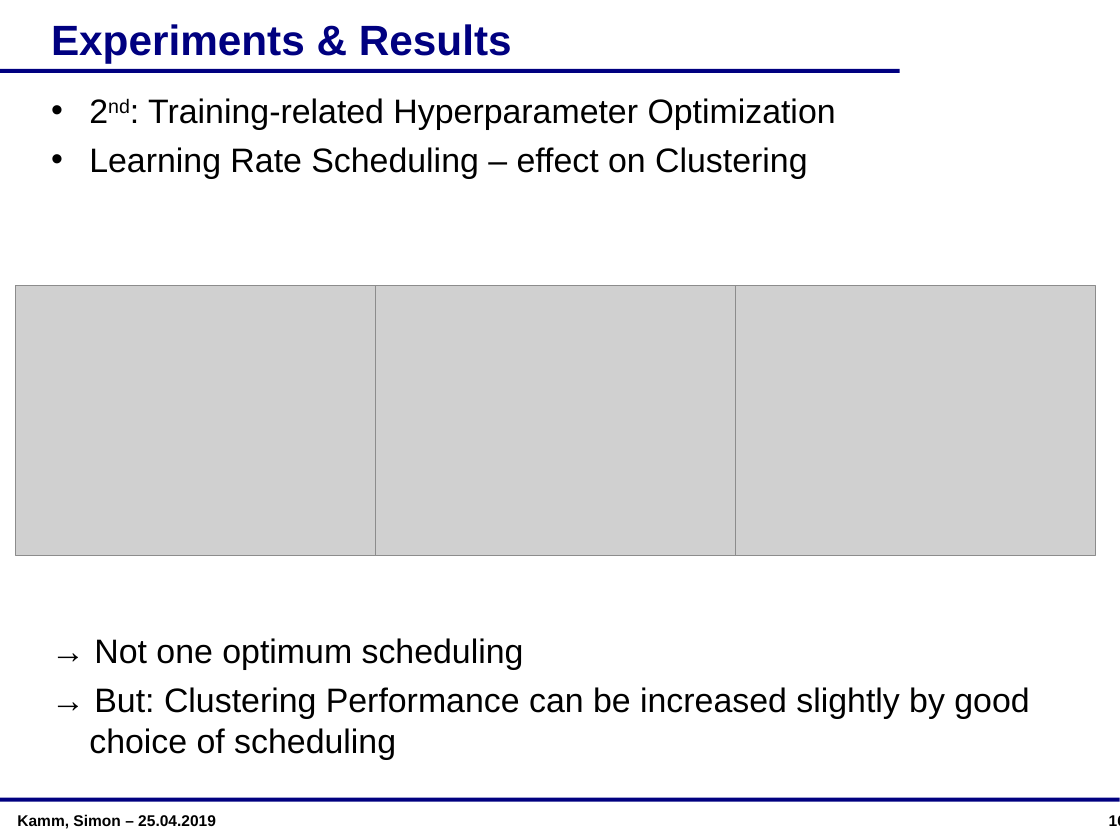
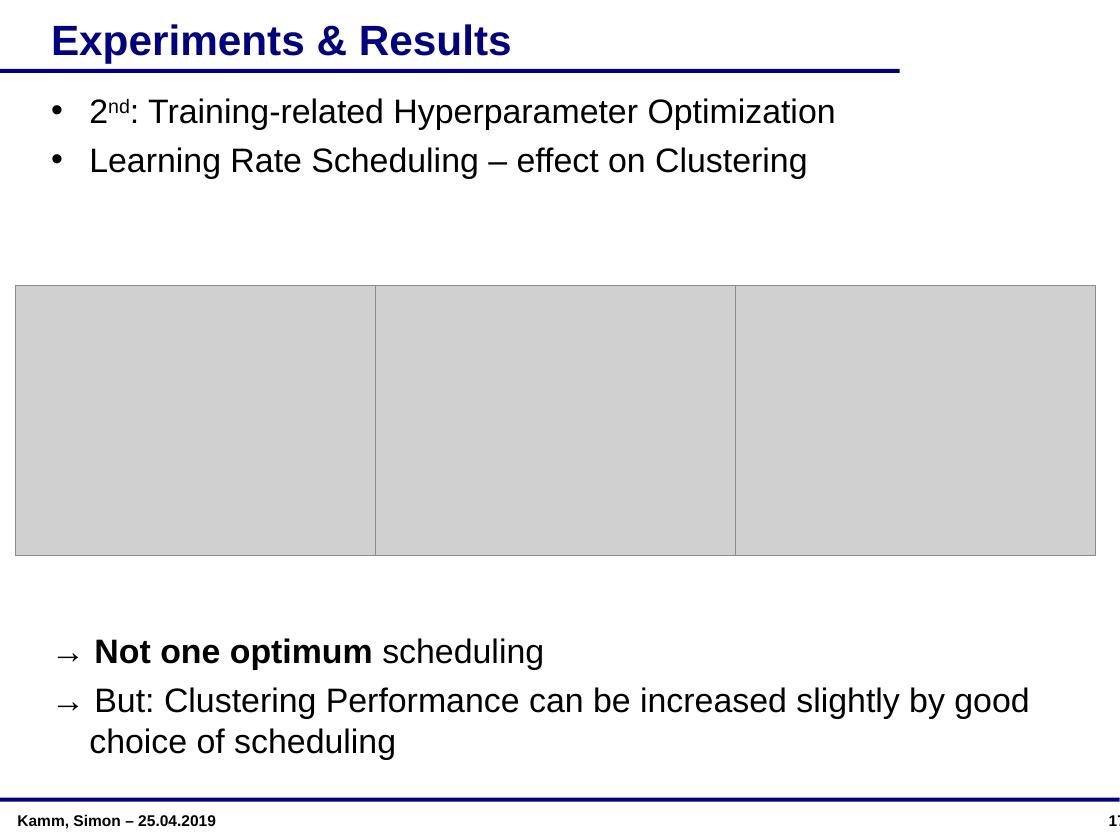
Before and after one commit to simonbuerste/Forschungsarbeit, a slide deck: slide 17 of Documentation/Pres_ResearchThesis_KammSimon.ppt (slide 16 before the commit). Drawn at 1120x840 pixels with LibreOffice and Linux fonts; fonts in the diff are those of the drawing; grey boxes stand for pictures; background and template pictures are left out. Boxes give left, top, right and bottom in pixels: in the first picture for what was removed or moved away, otherwise in the second. Text is boxed around its words. In the diff, an @@ line names an element or a change of style, - is before the commit and + after.

```diff
--- a/Documentation/Pres_ResearchThesis_KammSimon.ppt
+++ b/Documentation/Pres_ResearchThesis_KammSimon.ppt
@@ text at [94,638,544,670]: bold on in "Not one optimum" @@
@@ page number at [1109,815,1120,826]: text changed @@
-16
+17
```
Also in this commit, not shown: 11 other slides changed, 1 slide added.
